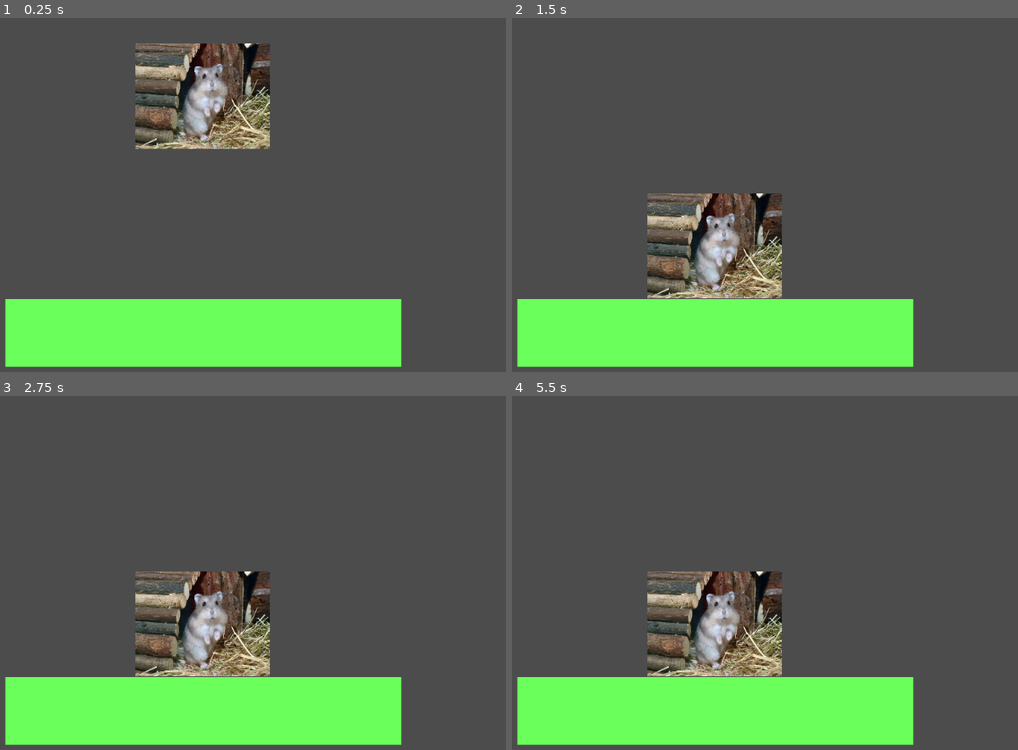
Above: before the commit, frames 1-4 (two rows, left to right).
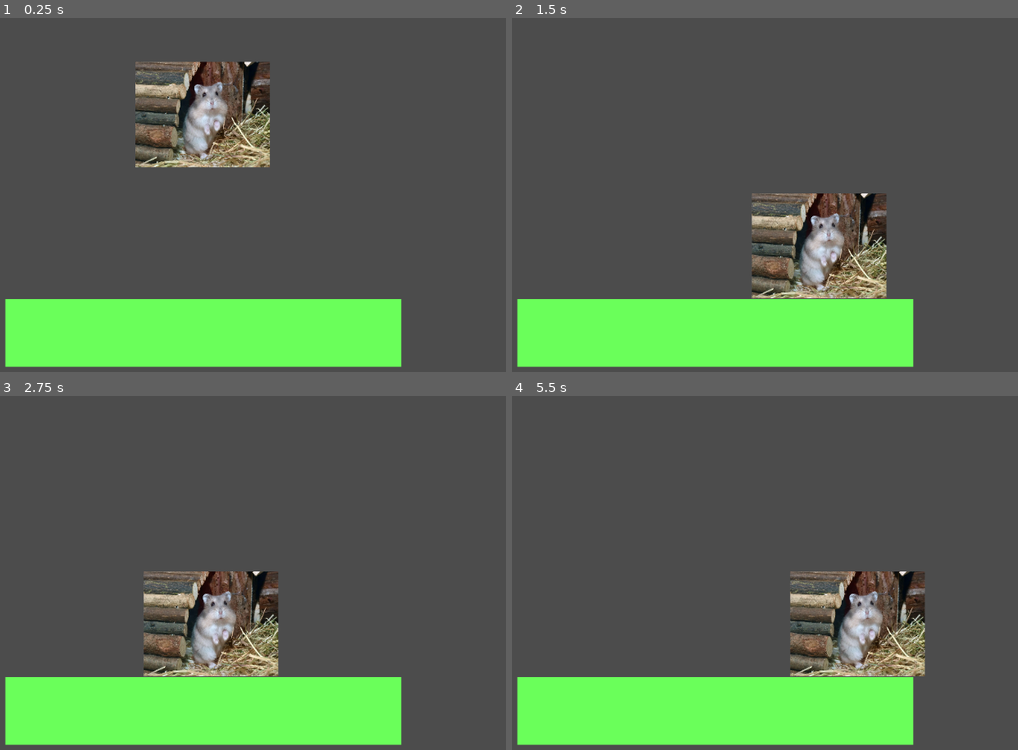
Above: after the commit, the same moments.

Repository: AleeSaanta/Alejandro-1-juego
Game: Godot game, scene res://Escena/PersonatgeTerra.tscn
Two runs of this game, one before a commit and one after it. Both use one fixed random seed, a clock stepped at 60 frames per second and the inputs below. This scene is started directly instead of the project's main scene.
Inputs:
- Up to frame 1 (0.25 s): no input
- Up to frame 2 (1.5 s): hold D (dreta) 0.53-1.28 s; tap W (adalt) at 0.6 s; tap D (dreta) at 1.35 s
- Up to frame 3 (2.75 s): tap A (esquerra) at 1.55 s; tap Enter at 2 s; hold A (esquerra) from 2.03 s (still down); tap W (adalt) at 2.3 s
- Up to frame 4 (5.5 s): release A (esquerra) at 2.78 s; tap W (adalt) at 2.85, 4.55, 5.1 s; tap D (dreta) at 3.05 s; tap Space at 3.5 s; hold D (dreta) 3.53-4.28 s; tap A (esquerra) at 3.8, 4.35 s; hold D (dreta) from 5.03 s (still down)

The runs differ from the first frame. In frame 1, 7.6% of the frame differs, in the area x 26-54%, y 7-43%; in frame 2, 12%; in frame 3, 5.5%; in frame 4, 13%, in the area x 26-82%, y 49-80%.

Commit message:
Personaje que salta y se mueve

Diff:
--- a/Escena/Personatge/Personatge.gd
+++ b/Escena/Personatge/Personatge.gd
@@ -1,11 +1,23 @@
 extends KinematicBody2D
+
 
 
 var velocitat_base = 200
 var direccio = Vector2.DOWN
 var velocitat = Vector2.ZERO
 var gravetat = Vector2.DOWN * 980
+var velocitat_salt = -300
+
 
 func _physics_process(delta):
 	velocitat += gravetat * delta
-	move_and_slide(velocitat)
+	velocitat = move_and_slide(velocitat, Vector2.UP)
+
+	velocitat.x = 0
+	velocitat += gravetat * delta
+	if Input.is_action_pressed("dreta"):
+		velocitat += Vector2.RIGHT * velocitat_base
+	if Input.is_action_pressed("esquerra"):
+		velocitat += Vector2.LEFT * velocitat_base
+	if Input.is_action_just_pressed("adalt") and is_on_floor():
+		velocitat.y = velocitat_salt
Binary file added: Escena/Personatge/Green/alienGreen_climb1.png
Not shown, added: Escena/Personatge/Green/alienGreen_climb1.png.import
Binary file added: Escena/Personatge/Green/alienGreen_climb2.png
Not shown, added: Escena/Personatge/Green/alienGreen_climb2.png.import
Binary file added: Escena/Personatge/Green/alienGreen_duck.png
Not shown, added: Escena/Personatge/Green/alienGreen_duck.png.import
Binary file added: Escena/Personatge/Green/alienGreen_front.png
Not shown, added: Escena/Personatge/Green/alienGreen_front.png.import
Binary file added: Escena/Personatge/Green/alienGreen_hit.png
Not shown, added: Escena/Personatge/Green/alienGreen_hit.png.import
Binary file added: Escena/Personatge/Green/alienGreen_jump.png
Not shown, added: Escena/Personatge/Green/alienGreen_jump.png.import
(and 10 more such lines)
